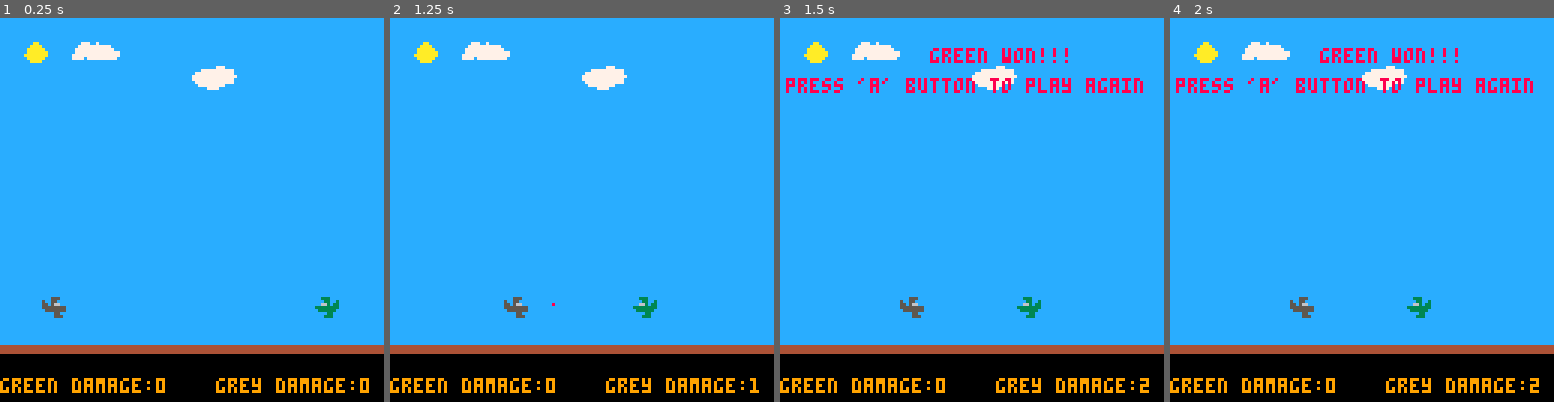
Above: before the commit, frames 1-4 (left to right).
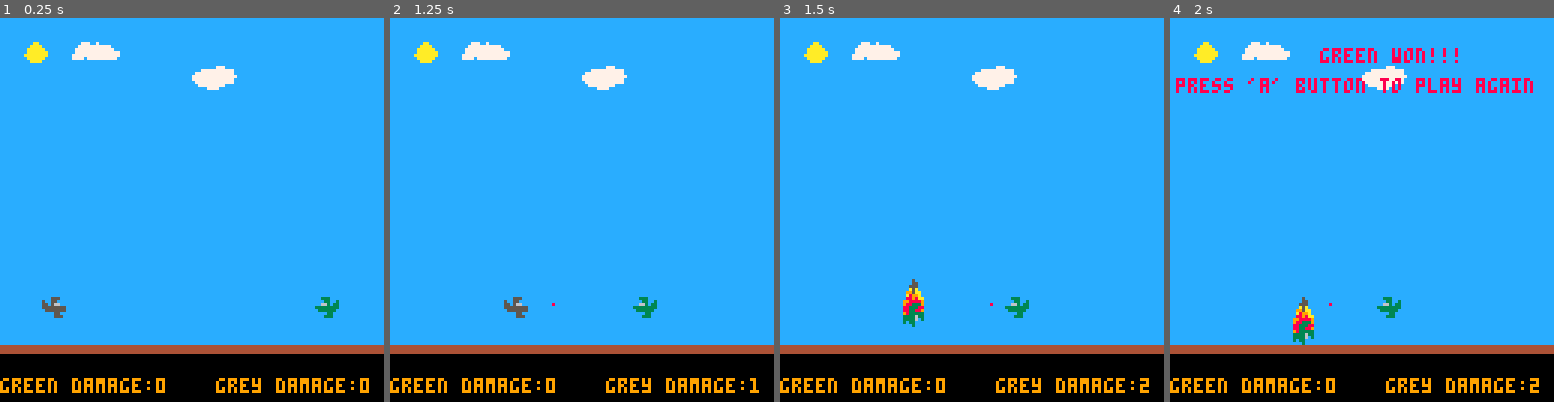
Above: after the commit, the same moments.

Repository: jerrybookbenson/pico8-games
Game: PICO-8 cartridge plane-battle.p8
Same seed, same stepped clock (60 frames per second), same inputs: the game is played once before the commit and once after it.
Inputs:
- Up to frame 1 (0.25 s): no input
- Up to frame 2 (1.25 s): tap O (Z key) at 0.33, 0.7 s
- Up to frame 3 (1.5 s): tap O (Z key) at 1.43 s
- Up to frame 4 (2 s): hold Left from 1.97 s (still down)

Frames 1-2 are identical in both runs. In frame 3, 2.7% of the frame differs, in the area x 1-95%, y 7-81%; in frame 4, 0.9%.

Commit message:
flame for player 2 added

Diff:
--- a/plane-battle.p8
+++ b/plane-battle.p8
@@ -157,7 +157,10 @@
   			del (actors, actor)
   			pl2_damage = pl2_damage + 1
 				if (pl2_damage == game_over_damage) then
-          game_over = true
+					pl2_speed_x = 0
+          pl2_speed_y = pl_speed
+          pl2.spr = 43
+          pl2_flame = make_actor(pl2.x ,pl2.y - 1 ,27)
         end
 			end
 	  end
@@ -216,16 +219,16 @@
 	elseif (btn(4,1) and not pl2_is_pressed) then
 		pl2_is_pressed = true
 		if (pl2.spr == pl2_up) then
-			make_actor(pl2.x,pl2.y-.6,bullet_spr,"up")
+			make_actor(pl2.x,pl2.y-.6,bullet_spr, "up")
  		end
 		if (pl2.spr == pl2_down) then
-			make_actor(pl2.x,pl2.y+.6,bullet_spr,"down")
+			make_actor(pl2.x,pl2.y+.6, bullet_spr, "down")
  		end
 		if (pl2.spr == pl2_right) then
-			make_actor(pl2.x+.6,pl2.y,bullet_spr,"right")
+			make_actor(pl2.x+.6, pl2.y, bullet_spr, "right")
  		end
 		if (pl2.spr == pl2_left) then
-			make_actor(pl2.x-.6,pl2.y,bullet_spr,"left")
+			make_actor(pl2.x-.6, pl2.y, bullet_spr, "left")
  		end
 	end
 	if  (not btn(4)) then
@@ -243,6 +246,9 @@
     pl2.y = pl2.y + pl2_speed_y
     if (pl1_flame) then
       pl1_flame.y = pl1_flame.y + pl1_speed_y
+		end
+		if (pl2_flame) then
+      pl2_flame.y = pl2_flame.y + pl2_speed_y
     end
 end
 
